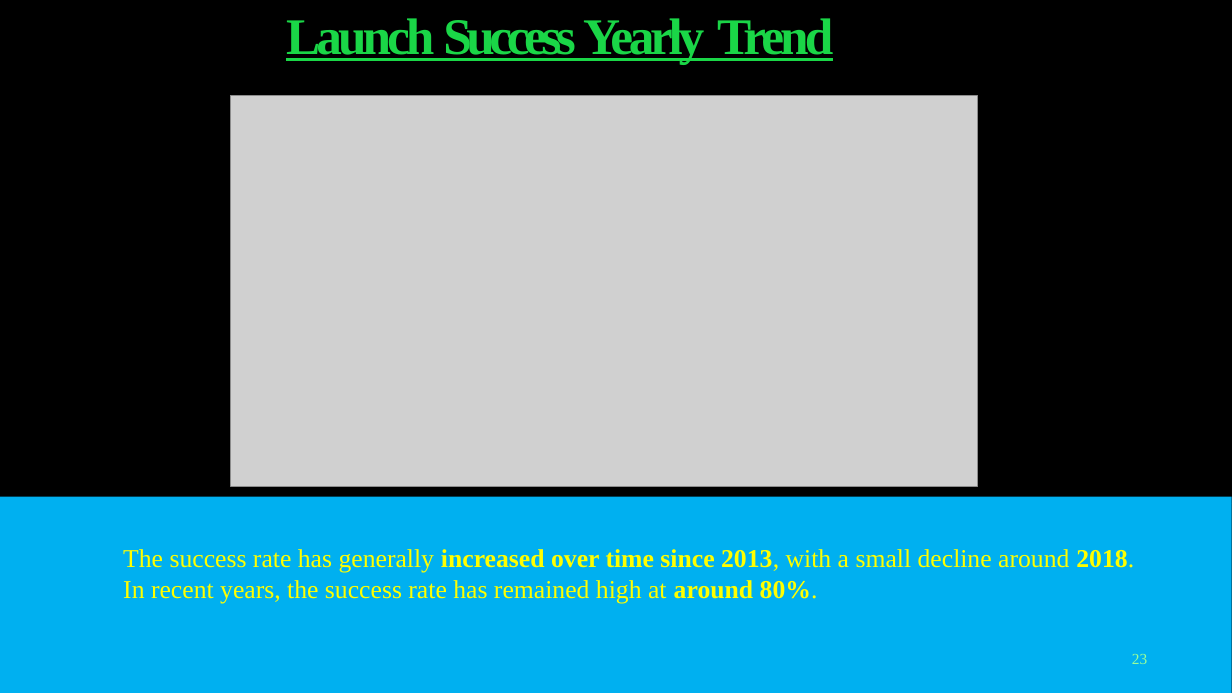
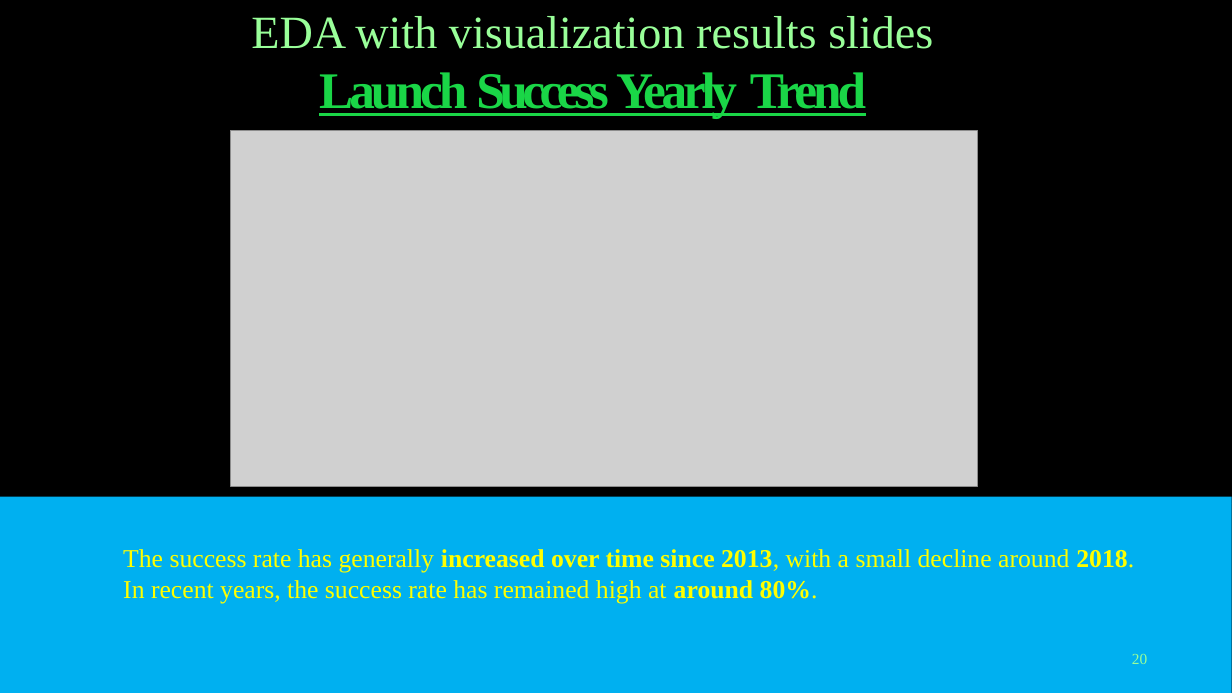
Before and after one commit to thayhiepth/Applied_Data_Science_Capstone, a slide deck: slide 20 of Data Science Capstone Project.pptx (slide 23 before the commit). Drawn at 1232x693 pixels with LibreOffice and Linux fonts; fonts in the diff are those of the drawing; grey boxes stand for pictures. Boxes give left, top, right and bottom in pixels: in the first picture for what was removed or moved away, otherwise in the second. Text is boxed around its words. In the diff, an @@ line names an element or a change of style, - is before the commit and + after.

```diff
--- a/Data Science Capstone Project.pptx
+++ b/Data Science Capstone Project.pptx
@@ title at [251, 16, 933, 119]: text changed; size 40 to 36 pt; text colour #1AD647 to #99FF99; bold off @@
-Launch Success Yearly Trend
+EDA with visualization results slides
+Launch Success Yearly Trend
@@ picture: place and size @@
-picture at [231, 96, 978, 486]
+picture at [231, 131, 978, 487]
@@ page number at [1132, 654, 1147, 664]: text changed @@
-23
+20
```
Also in this commit, not shown: 36 other slides changed, 3 slides added, 4 slides removed, 1 other file.
